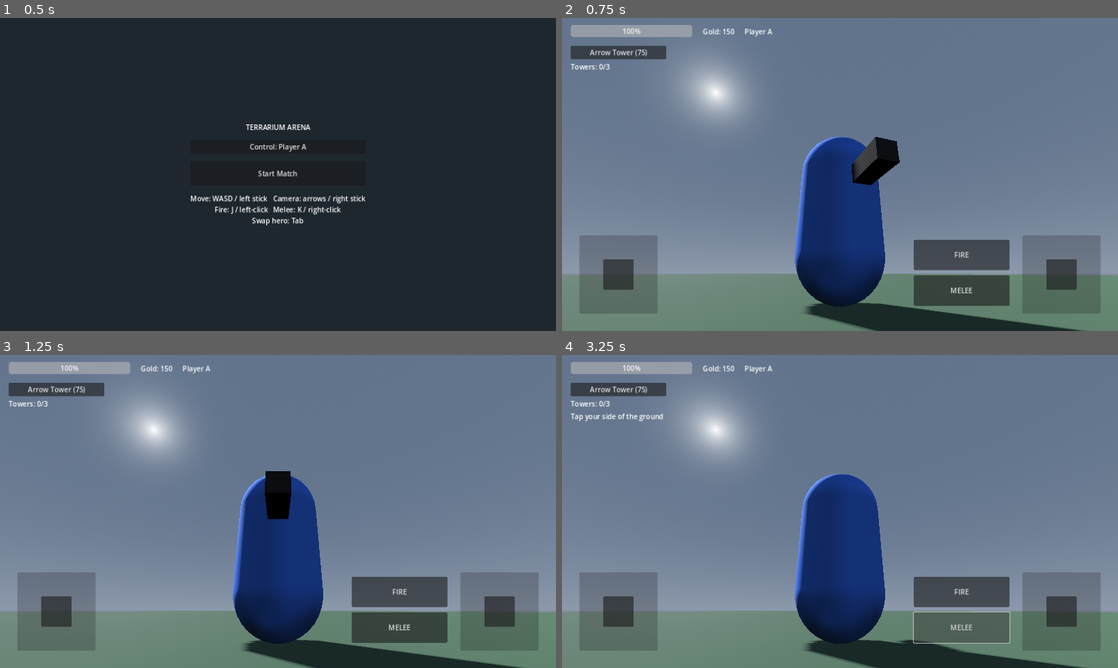
Above: before the commit, frames 1-4 (two rows, left to right).
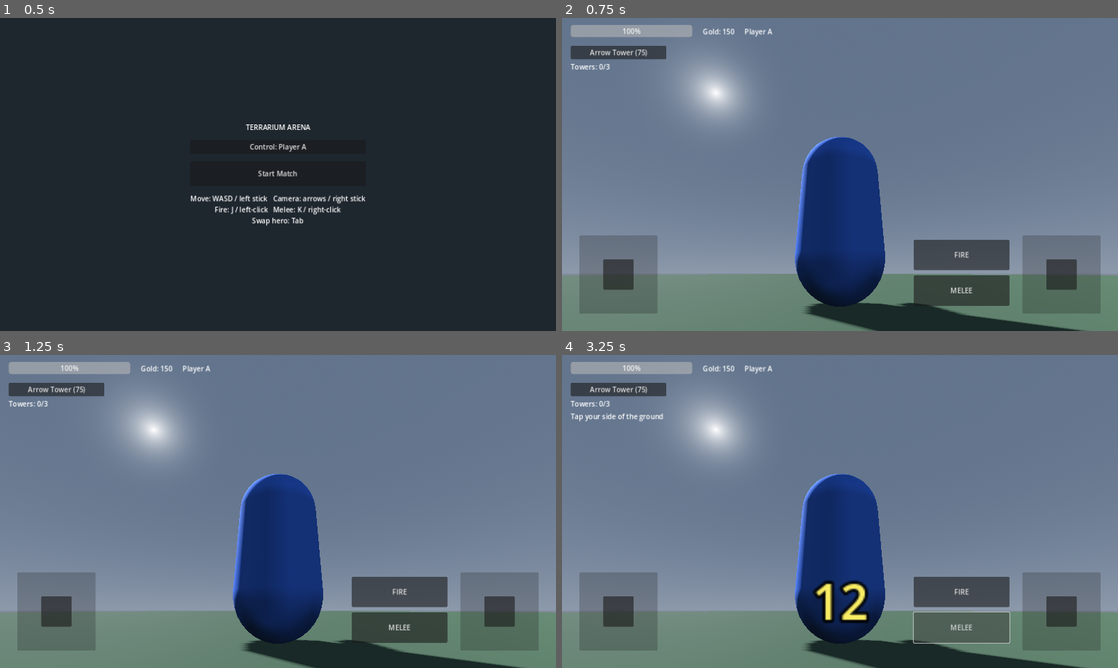
Above: after the commit, the same moments.

Repository: KevinFrazier/TerrariumGame
Game: Godot game, scene res://scenes/ui/lobby.tscn
Two runs of this game, one before a commit and one after it. Both use one fixed random seed, a clock stepped at 60 frames per second and the inputs below.
Inputs:
- Up to frame 1 (0.5 s): no input
- Up to frame 2 (0.75 s): click "Start Match" at 0.5 s
- Up to frame 3 (1.25 s): no input
- Up to frame 4 (3.25 s): click "Arrow Tower (75)" at 1.25 s; click "FIRE" at 2 s; click "MELEE" at 2.75 s

Frame 1 is identical in both runs. In frame 2, 1.0% of the frame differs, in the area x 41-72%, y 38-95%; in frame 3, 0.8%; in frame 4, 0.9%.

Commit message:
Aim gun along camera yaw and allow 90-degree downward pitch
- Hero now faces the camera's yaw (gun points where the camera looks) instead
  of its movement direction; firing shoots straight along that yaw
- Derive horizontal forward from the right axis via cross product so movement
  and aim stay valid when the camera pitches straight down
- Raise camera pitch limit to 90 degrees (full top-down)

Diff:
--- a/scripts/entities/hero.gd
+++ b/scripts/entities/hero.gd
@@ -19,7 +19,7 @@
 @export var cam_yaw_speed: float = 2.6       ## radians/sec from aim stick x
 @export var cam_pitch_speed: float = 1.8     ## radians/sec from aim stick y
 @export var cam_pitch_min: float = 0.05      ## near level
-@export var cam_pitch_max: float = 1.2       ## steep top-down
+@export var cam_pitch_max: float = 1.5708    ## 90 degrees: straight down
 @export var cam_pitch_start: float = 0.45    ## ~26 degrees, default tilt
 
 var controlled: bool = false
@@ -107,16 +107,16 @@
 	# Right stick orbits the camera around the hero (yaw + pitch).
 	_orbit_camera(aim_in, delta)
 
-	# Movement is relative to the (now updated) camera orientation. The camera
-	# looks down its local -Z, so "into screen" is -basis.z; the stick's y is
-	# negative for forward, making basis.z * y resolve to into-screen movement.
+	# Movement + aim are relative to the camera's yaw. We derive a horizontal
+	# forward from the (always-horizontal) right axis via a cross product, so it
+	# stays valid even when the camera pitches straight down (where basis.z would
+	# flatten to zero). cam_forward points out of screen; -cam_forward is "into
+	# screen", which is both forward movement and the gun aim direction.
 	var basis_xform := camera.global_transform.basis if camera else global_transform.basis
-	var cam_forward := basis_xform.z
-	cam_forward.y = 0.0
-	cam_forward = cam_forward.normalized()
 	var cam_right := basis_xform.x
 	cam_right.y = 0.0
 	cam_right = cam_right.normalized()
+	var cam_forward := cam_right.cross(Vector3.UP)
 
 	var move_dir := cam_right * move_in.x + cam_forward * move_in.y
 	if move_dir.length() > 1.0:
@@ -130,9 +130,8 @@
 		velocity.y = 0.0
 	move_and_slide()
 
-	# Hero faces its movement direction (firing temporarily overrides this).
-	if move_dir.length_squared() > 0.01:
-		_facing = move_dir.normalized()
+	# Gun aim follows the camera yaw: the hero faces where the camera looks.
+	_facing = -cam_forward
 	_apply_facing(delta)
 
 	if controlled:
@@ -154,34 +153,19 @@
 	var target_yaw := atan2(_facing.x, _facing.z)
 	body.rotation.y = lerp_angle(body.rotation.y, target_yaw, turn_speed * delta)
 
-## Horizontal direction the camera is looking, used as the default aim.
-func _camera_look_dir() -> Vector3:
-	if camera == null:
-		return _facing
-	var look := -camera.global_transform.basis.z
-	look.y = 0.0
-	if look.length_squared() < 0.0001:
-		return _facing
-	return look.normalized()
-
 # --- abilities (also called by HUD buttons) --------------------------------
 func fire() -> void:
 	if _fire_timer > 0.0 or health.is_dead() or projectile_scene == null:
 		return
 	_fire_timer = fire_cooldown_sec
-	var look := _camera_look_dir()
-	var shot_dir := look
-	var target := targeter.nearest_in_direction(look)
-	if target != null:
-		var to_target := target.global_position - muzzle.global_position
-		to_target.y = 0.0
-		if to_target.length_squared() > 0.001:
-			shot_dir = to_target.normalized()
-	_facing = shot_dir  # turn to face the shot
+	# Shoot straight along the camera yaw (the direction the hero is facing).
+	var shot_dir := _facing
+	if shot_dir.length_squared() < 0.0001:
+		shot_dir = -global_transform.basis.z
 	var p := projectile_scene.instantiate() as Projectile
 	get_tree().current_scene.add_child(p)
 	p.global_position = muzzle.global_position
-	p.setup(team, shot_dir)
+	p.setup(team, shot_dir.normalized())
 
 func melee() -> void:
 	if _melee_timer > 0.0 or health.is_dead():
